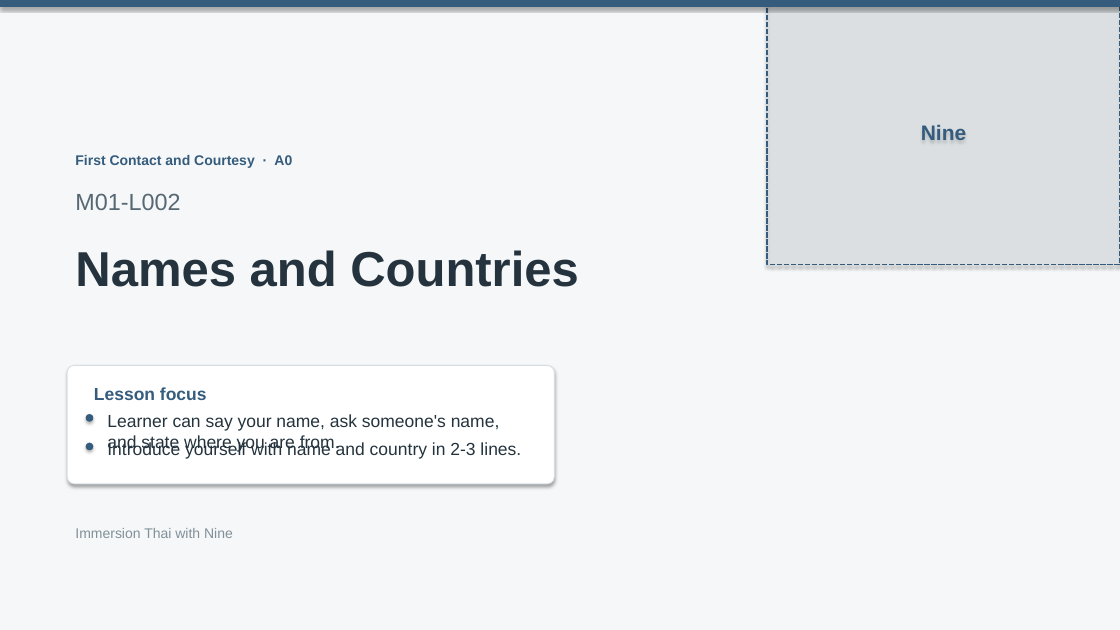
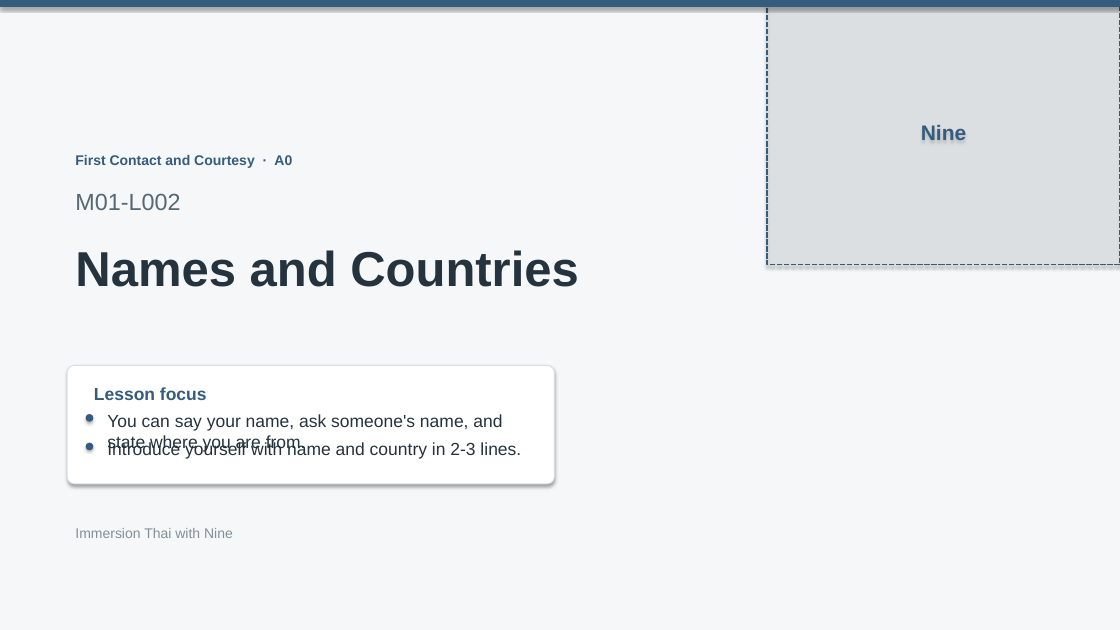
Before and after one commit to OTFTCS/thai-nine, a slide deck: slide 1 of course/modules/M01/L002/M01-L002-deck.pptx. Drawn at 1120x630 pixels with LibreOffice and Linux fonts; fonts in the diff are those of the drawing. Boxes give left, top, right and bottom in pixels: in the first picture for what was removed or moved away, otherwise in the second. Text is boxed around its words. In the diff, an @@ line names an element or a change of style, - is before the commit and + after.

```diff
--- a/course/modules/M01/L002/M01-L002-deck.pptx
+++ b/course/modules/M01/L002/M01-L002-deck.pptx
@@ text at (x1=107, y1=414, x2=502, y2=452): text changed @@
-Learner can say your name, ask someone's name, and state where you are from.
+You can say your name, ask someone's name, and state where you are from.
```
Also in this commit, not shown: 8 other slides changed, 10 other files.
